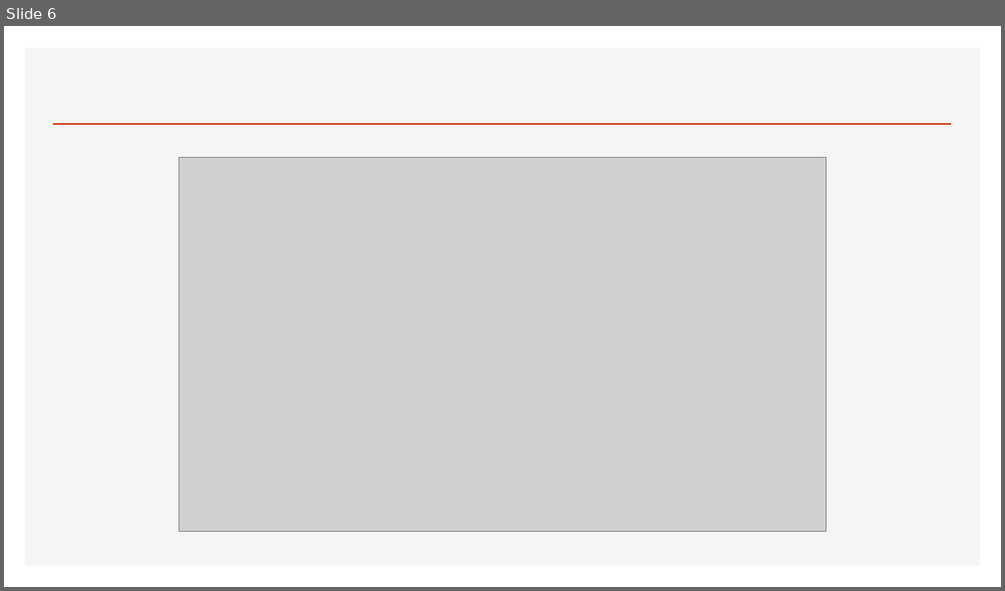
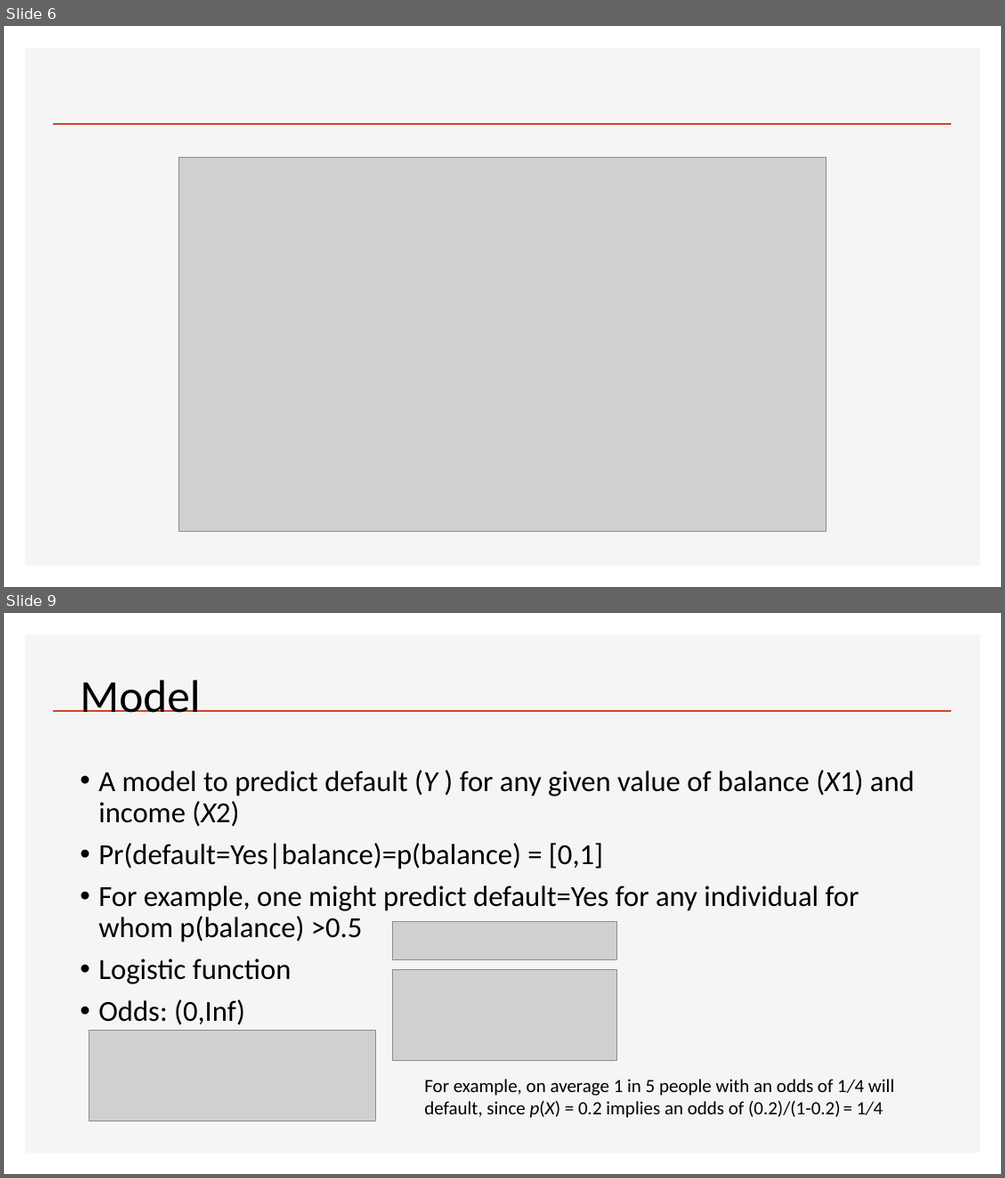
Before and after one commit to duonghung86/Kaggle-competition, a slide deck: Titanic 1.pptx. Shown one above the other, each under a label of ours: slide 6 before the commit, slides 6 and 9 after it; the slides between them are not shown. The pictures are 1005x591 and 1005x1178 pixels, drawn with LibreOffice and Linux fonts; fonts in the diff are those of the drawing; grey boxes stand for pictures; background and template pictures are left out. Boxes give left, top, right and bottom in pixels: in the first picture for what was removed or moved away, otherwise in the second. Text is boxed around its words. In the diff, an @@ line names an element or a change of style, - is before the commit and + after.

```diff
--- a/Titanic 1.pptx
+++ b/Titanic 1.pptx
@@ slide 9 added at (x1=4, y1=613, x2=1001, y2=1174), background #FFFFFF; not listed: 2 template elements that a slide beside it also shows @@
@@ title added at (x1=80, y1=680, x2=200, y2=713), 44 pt, text #000000 @@
+Model
@@ text added at (x1=98, y1=770, x2=914, y2=1025), 28 pt, text #000000 @@
+• A model to predict default (Y ) for any given value of balance (X1) and income (X2)
+• Pr(default=Yes|balance)=p(balance) = [0,1]
+• For example, one might predict default=Yes for any individual for whom p(balance) >0.5
+• Logistic function
+• Odds: (0,Inf)
@@ picture added at (x1=393, y1=921, x2=617, y2=959) @@
@@ picture added at (x1=393, y1=970, x2=617, y2=1061) @@
@@ picture added at (x1=89, y1=1030, x2=376, y2=1121) @@
@@ text added at (x1=424, y1=1078, x2=894, y2=1118), 18 pt, text #000000 @@
+For example, on average 1 in 5 people with an odds of 1/4 will default, since p(X) = 0.2 implies an odds of (0.2)/(1-0.2) = 1/4
```
Also in this commit, not shown: 6 slides changed, 4 other slides added.
